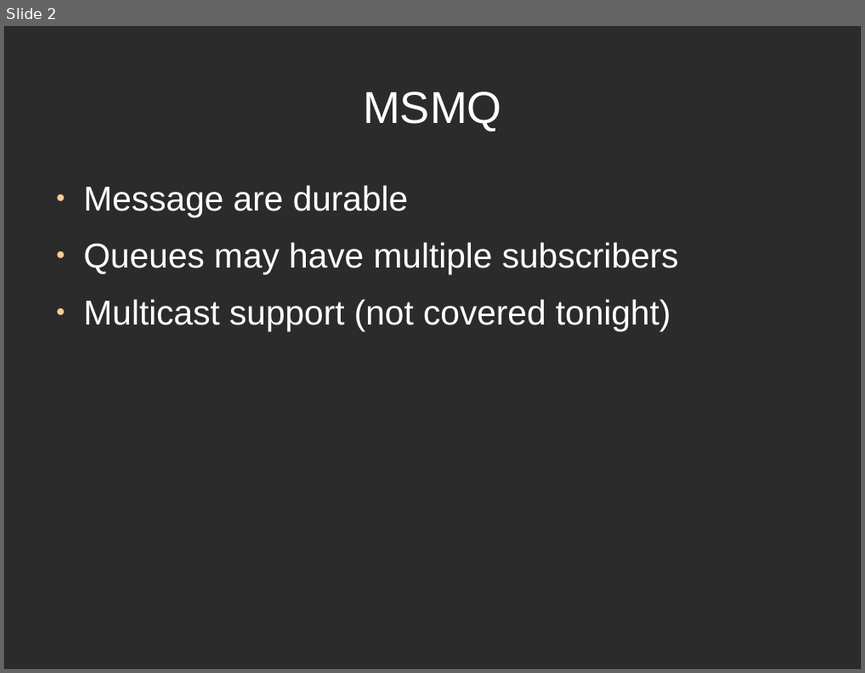
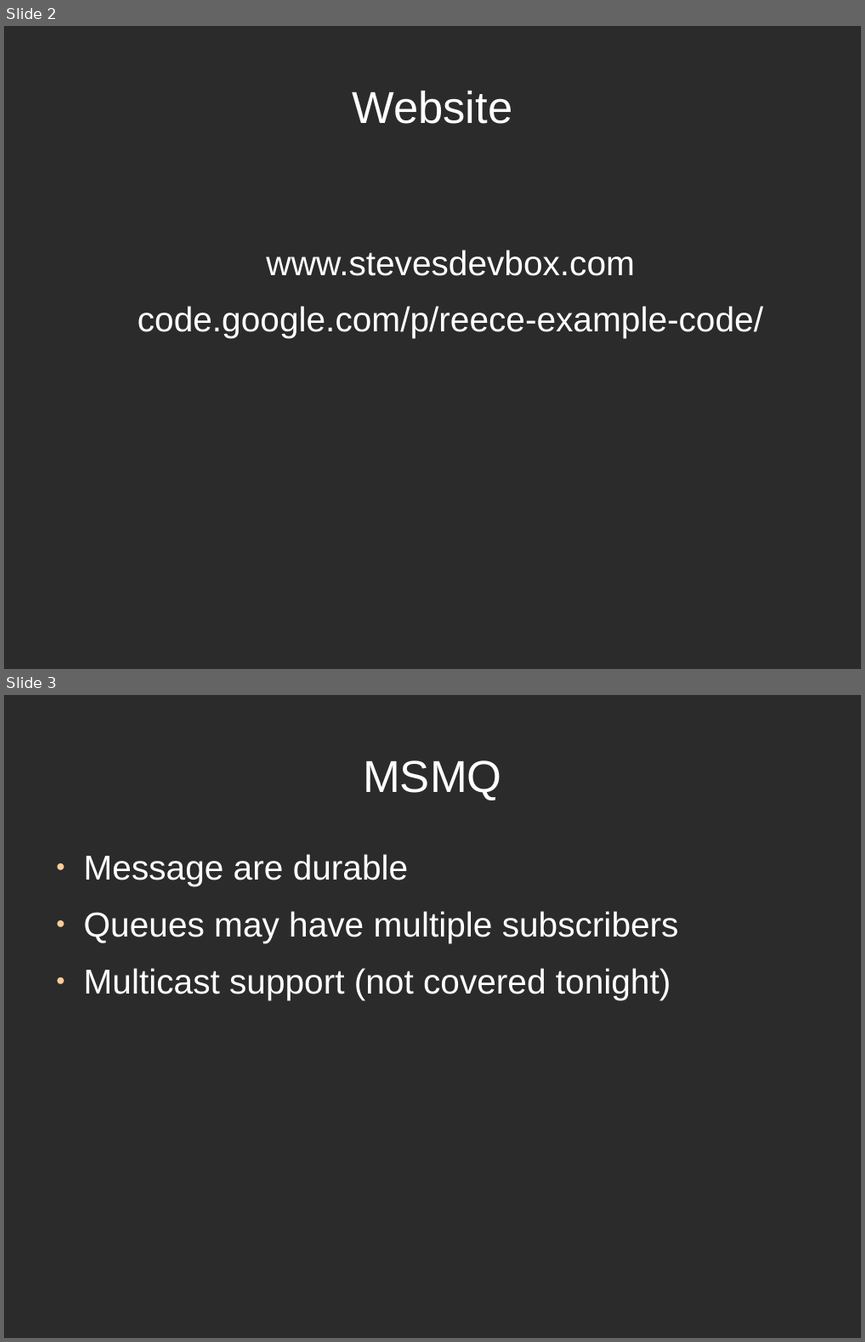
Before and after one commit to bkydcmpr/reece-example-code, a slide deck: Presentations/2011.06.BSDG/MSMQ.odp. Shown one above the other, each under a label of ours: slide 2 before the commit, slides 2 and 3 after it. The pictures are 865x673 and 865x1342 pixels, drawn with LibreOffice and Linux fonts; fonts in the diff are those of the drawing; background and template pictures are left out; a plain dark background stands for a picture behind light text. Boxes give left, top, right and bottom in pixels: in the first picture for what was removed or moved away, otherwise in the second. Text is boxed around its words. In the diff, an @@ line names an element or a change of style, - is before the commit and + after.

```diff
--- a/Presentations/2011.06.BSDG/MSMQ.odp
+++ b/Presentations/2011.06.BSDG/MSMQ.odp
@@ slide 2 added at (x1=4, y1=26, x2=861, y2=669), background picture (left out) @@
@@ title added at (x1=352, y1=91, x2=512, y2=124), 41.4 pt, text #FFFFFF @@
+Website
@@ text added at (x1=137, y1=250, x2=763, y2=338), 32 pt, text #FFFFFF @@
+www.stevesdevbox.com
+code.google.com/p/reece-example-code/
@@ what was slide 2 is now slide 3 @@
```
Also in this commit, not shown: 1 slide changed, 1 other file.
